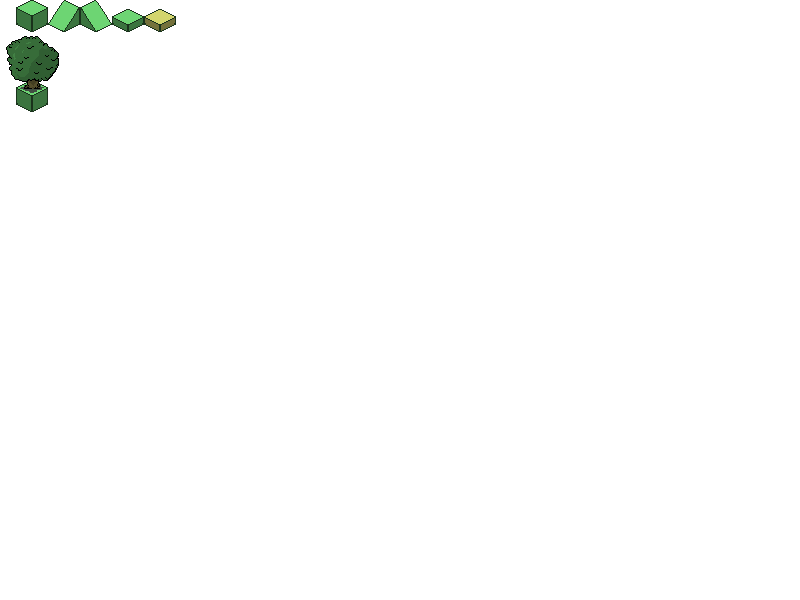
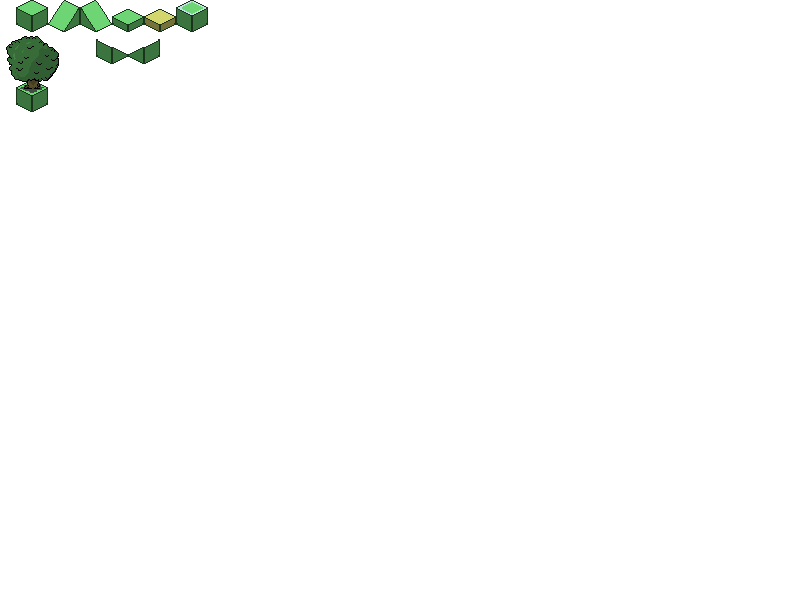
Two versions of the same layered image (800px x 600px). Layer-by-layer changes:
painted on "Geo" over [96, 0, 208, 64]
